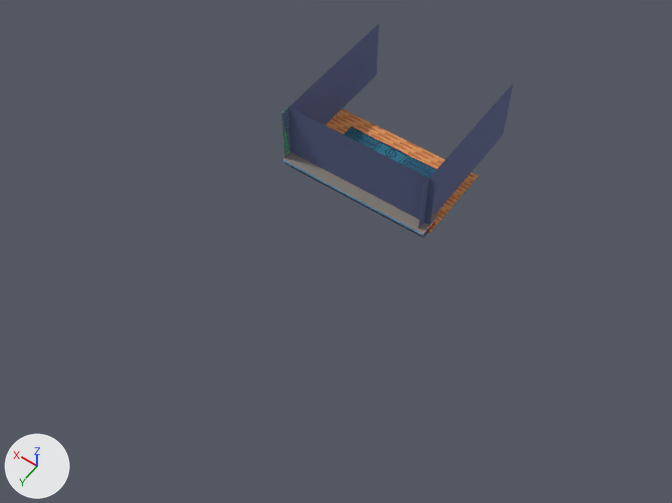
A saved change to the glTF model resourses/models/battle_scenes/Battle_scene.gltf.
The view is the same before and after, from a 50 mm camera at (-12.6, 20.5, 25.6) aimed at (-0.9, 4.0, -0.3). Arrows for +X, +Y and +Z are at lower left; the lights stay in place. The older version comes first. Where no turn or scale is listed for an object, it has been applied to the vertices.

Names of what the first picture shows: 'counter.001', 'cuboid', 'cuboid.001', 'cuboid.002', 'plane', 'wall'.
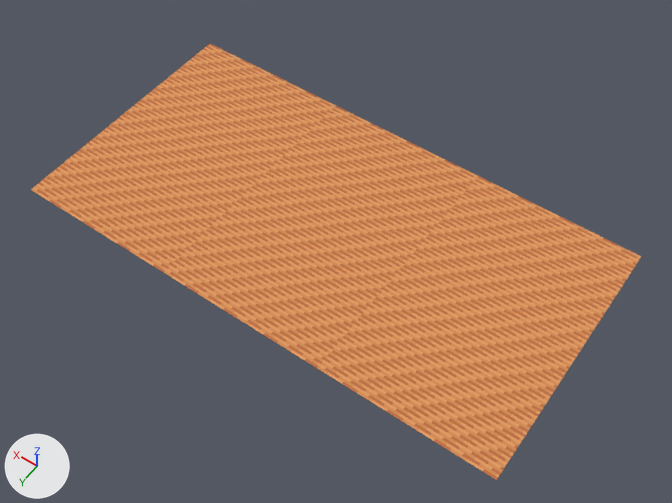
Where the change shows, as pixel boxes [x1, y1, x2, y2] in the pictures (672 x 503 px):
```json
{"object": "plane.007", "change": "added", "after": [317, 297, 550, 480], "on screen": "orange"}
{"object": "plane.004", "change": "added", "after": [377, 234, 598, 397], "on screen": "orange"}
{"object": "plane.006", "change": "added", "after": [163, 211, 376, 368], "on screen": "orange"}
{"object": "plane.008", "change": "added", "after": [430, 176, 641, 323], "on screen": "orange"}
{"object": "plane.001", "change": "added", "after": [227, 156, 430, 297], "on screen": "orange"}
{"object": "plane.005", "change": "added", "after": [31, 137, 226, 272], "on screen": "orange"}
{"object": "plane.002", "change": "added", "after": [96, 88, 283, 211], "on screen": "orange"}
{"object": "plane.003", "change": "added", "after": [156, 44, 336, 156], "on screen": "orange"}
{"object": "wall", "change": "deleted", "before": [282, 107, 436, 238], "on screen": "blue"}
{"object": "cuboid.001", "change": "deleted", "before": [282, 24, 379, 163], "on screen": "blue"}
{"object": "cuboid", "change": "deleted", "before": [418, 84, 513, 234], "on screen": "blue"}
{"object": "counter.001", "change": "deleted", "before": [283, 152, 438, 235]}
{"object": "cuboid.002", "change": "deleted", "before": [343, 127, 437, 178], "on screen": "blue"}
```

Scene script edits in JSON lines:
```json
{"op": "remove", "block": "ob_wall", "code": ["ob_wall = bpy.data.objects.new('wall', me_mesh_1)", "ob_wall.location = (-0.12, 1.81, 1.12)"]}
{"op": "remove", "block": "ob_cuboid", "code": ["ob_cuboid = bpy.data.objects.new('cuboid', me_mesh_2)", "ob_cuboid.location = (-3.12, -1.06, 1.12)"]}
{"op": "remove", "block": "ob_cuboid_001", "code": ["ob_cuboid_001 = bpy.data.objects.new('cuboid.001', me_mesh_3)", "ob_cuboid_001.location = (3.12, -1.06, 1.12)"]}
{"op": "remove", "block": "ob_counter_001", "code": ["ob_counter_001 = bpy.data.objects.new('counter.001', me_mesh_4)", "ob_counter_001.location = (-0.12, 1.62, 0.12)"]}
{"op": "remove", "block": "ob_cuboid_002", "code": ["ob_cuboid_002 = bpy.data.objects.new('cuboid.002', me_mesh_5)", "ob_cuboid_002.location = (0.0, -0.75, -0.24)"]}
{"op": "add", "block": "ob_plane_008", "code": ["ob_plane_008 = bpy.data.objects.new('plane.008', me_mesh_6.copy())  # the mesh of ob_plane", "ob_plane_008.location = (-6.5, 0.0, 0.06)"]}
{"op": "add", "block": "ob_plane_007", "code": ["ob_plane_007 = bpy.data.objects.new('plane.007', me_mesh_6.copy())  # the mesh of ob_plane", "ob_plane_007.location = (-6.5, 6.75, 0.06)"]}
{"op": "add", "block": "ob_plane_006", "code": ["ob_plane_006 = bpy.data.objects.new('plane.006', me_mesh_6)", "ob_plane_006.location = (0.0, 6.75, 0.06)"]}
{"op": "add", "block": "ob_plane_005", "code": ["ob_plane_005 = bpy.data.objects.new('plane.005', me_mesh_6.copy())  # the mesh of ob_plane", "ob_plane_005.location = (6.5, 6.75, 0.06)"]}
{"op": "add", "block": "ob_plane_004", "code": ["ob_plane_004 = bpy.data.objects.new('plane.004', me_mesh_6.copy())  # the mesh of ob_plane", "ob_plane_004.location = (-6.5, 3.38, 0.06)"]}
{"op": "add", "block": "ob_plane_003", "code": ["ob_plane_003 = bpy.data.objects.new('plane.003', me_mesh_6.copy())  # the mesh of ob_plane", "ob_plane_003.location = (6.5, 0.0, 0.06)"]}
{"op": "add", "block": "ob_plane_002", "code": ["ob_plane_002 = bpy.data.objects.new('plane.002', me_mesh_6.copy())  # the mesh of ob_plane", "ob_plane_002.location = (6.5, 3.38, 0.06)"]}
{"op": "add", "block": "ob_plane_001", "code": ["ob_plane_001 = bpy.data.objects.new('plane.001', me_mesh_6.copy())  # the mesh of ob_plane", "ob_plane_001.location = (0.0, 3.38, 0.06)"]}
```
